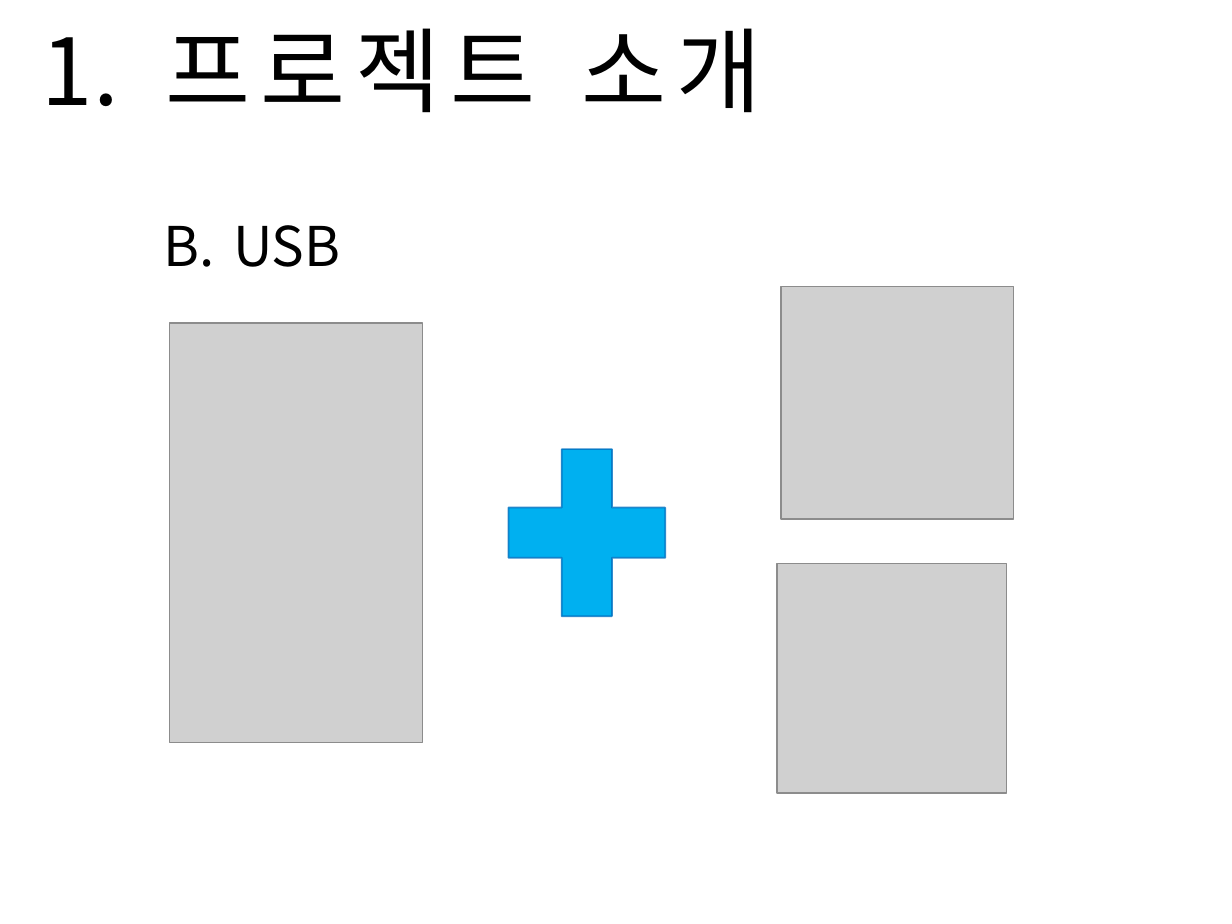
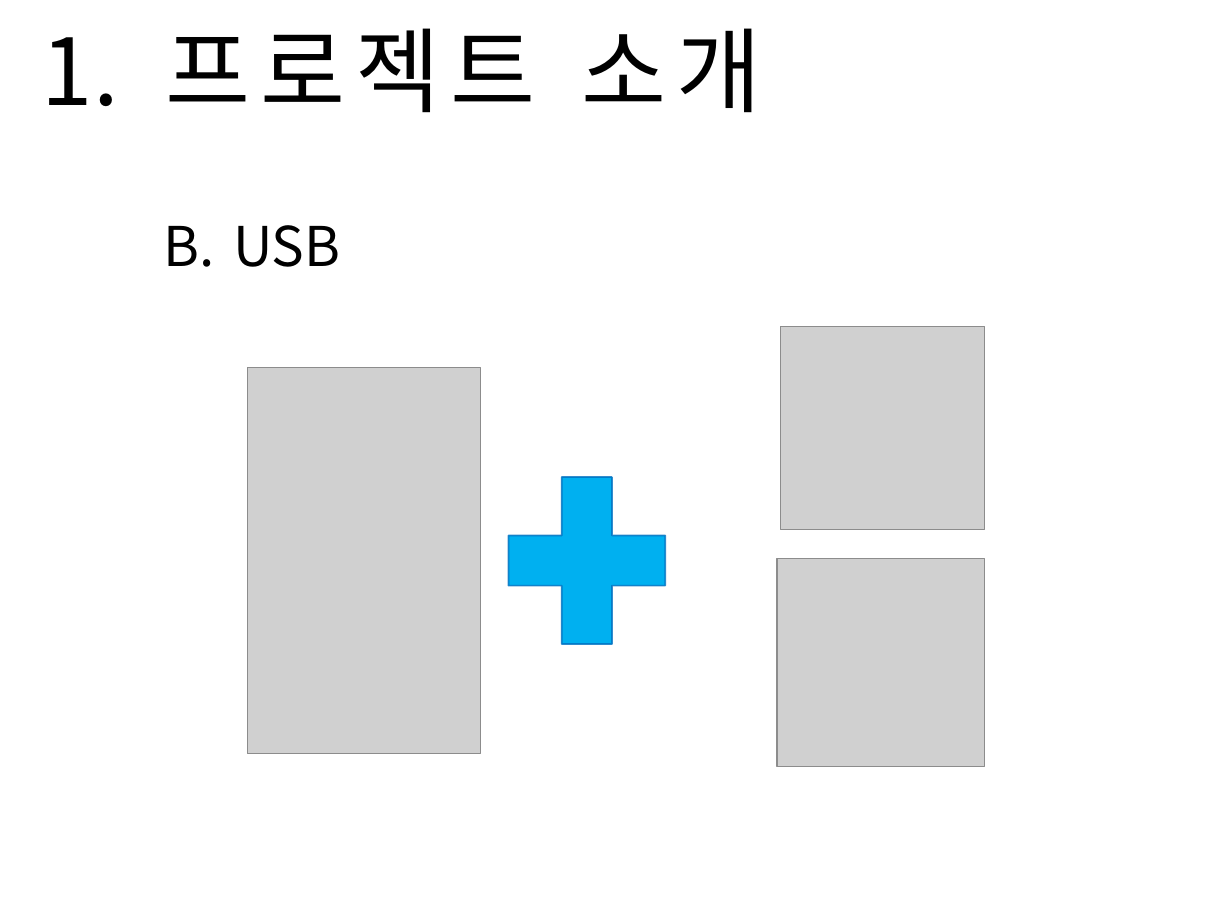
Before and after one commit to Sanghyun-Lee/Android-USB, a slide deck: slide 8 of Documents/presentation doc/proposal_presentation.pptx. Drawn at 1232x924 pixels with LibreOffice and Linux fonts; fonts in the diff are those of the drawing; grey boxes stand for pictures; background and template pictures are left out. Boxes give left, top, right and bottom in pixels: in the first picture for what was removed or moved away, otherwise in the second. Text is boxed around its words. In the diff, an @@ line names an element or a change of style, - is before the commit and + after.

```diff
--- a/Documents/presentation doc/proposal_presentation.pptx
+++ b/Documents/presentation doc/proposal_presentation.pptx
@@ picture: place and size @@
-picture at bbox=[781, 286, 1014, 519]
+picture at bbox=[781, 326, 984, 530]
@@ picture: place and size @@
-picture at bbox=[170, 323, 423, 742]
+picture at bbox=[248, 367, 480, 754]
@@ plus sign: place and size @@
-plus sign at bbox=[480, 419, 694, 647]
+plus sign at bbox=[480, 447, 694, 675]
@@ picture: place and size @@
-picture at bbox=[777, 564, 1007, 793]
+picture at bbox=[777, 559, 984, 766]
```
Also in this commit, not shown: 7 other slides changed, 6 other files.
